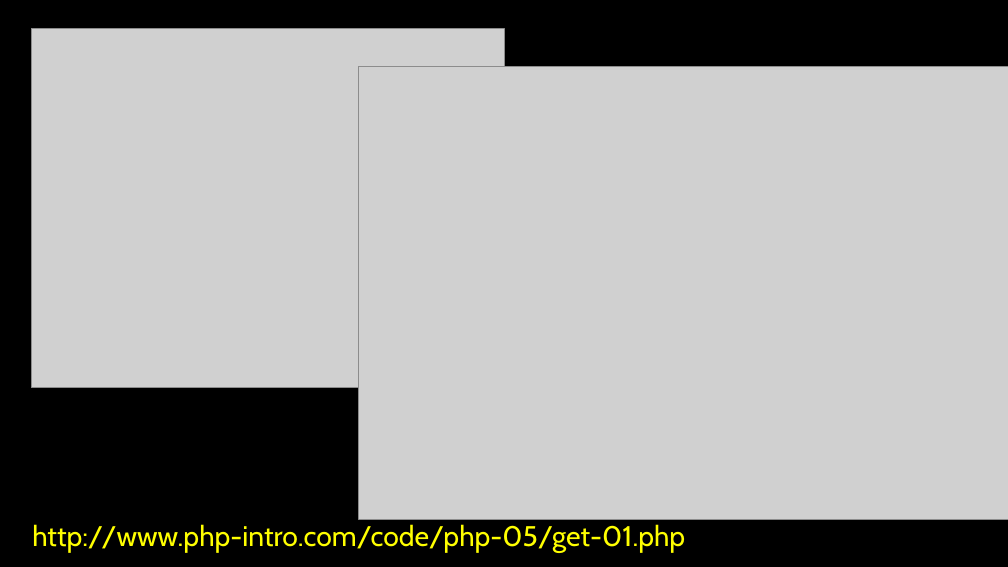
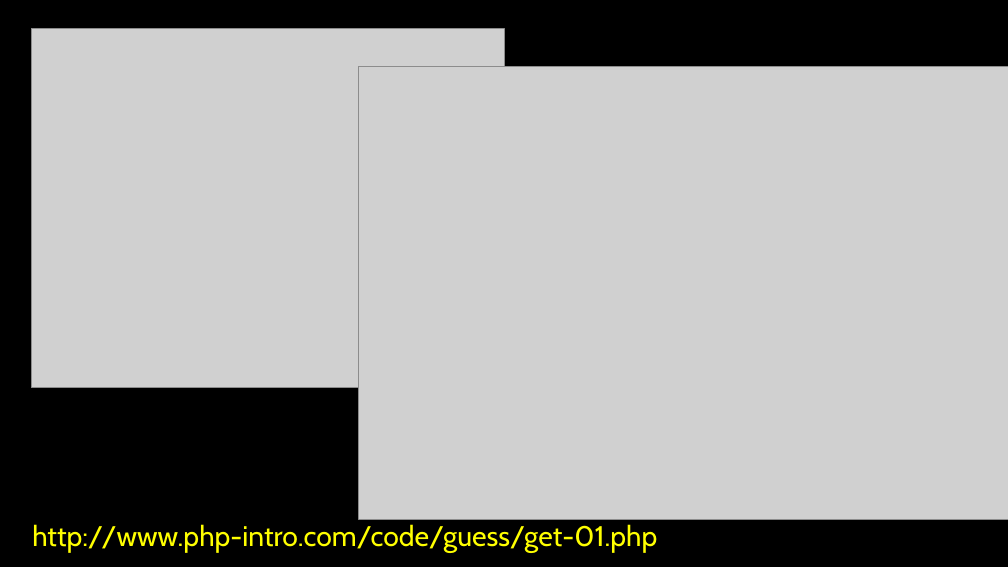
Before and after one commit to csev/wa4e, a slide deck: slide 21 of lectures/PHP-05-Arrays.ppt. Drawn at 1008x567 pixels with LibreOffice and Linux fonts; fonts in the diff are those of the drawing; grey boxes stand for pictures. Boxes give left, top, right and bottom in pixels: in the first picture for what was removed or moved away, otherwise in the second. Text is boxed around its words. In the diff, an @@ line names an element or a change of style, - is before the commit and + after.

```diff
--- a/lectures/PHP-05-Arrays.ppt
+++ b/lectures/PHP-05-Arrays.ppt
@@ text at (x1=32, y1=524, x2=657, y2=552): text changed @@
-http://www.php-intro.com/code/php-05/get-01.php
+http://www.php-intro.com/code/guess/get-01.php
```
Also in this commit, not shown: 2 other slides changed, 2 other files.
